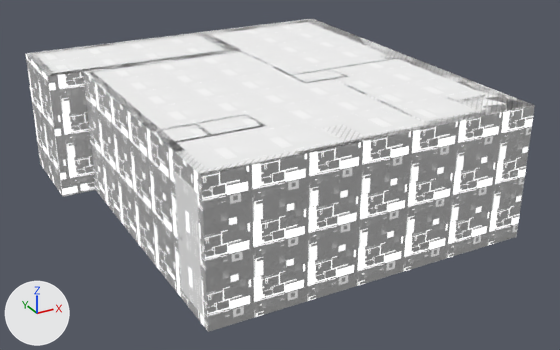
The glTF model t2_a11_furnituresAll_02/t2_a11_furnituresAll_02.gltf as it was, and as the next commit left it.
Both versions are drawn from a 50 mm camera at (-10.73, -17.73, 7.01) aimed at (-3.5, -4.59, 0.44). Every picture has the same lights, and +X, +Y and +Z are marked at lower left. Where no turn or scale is listed for an object, it has been applied to the vertices.

Names of what the first picture shows: 'ceiling_01', 'door_01', 'masonry_01'.
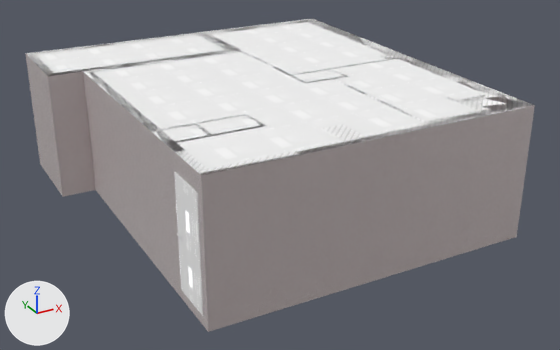
What changed in the scene script:
```text
Change mat_masonry_outdoor:
    where n0 = _N.new('ShaderNodeBsdfPrincipled'); n0.name = 'Principled BSDF'
    add n0.inputs[27].default_value = (0.027, 0.000729, 0.000729, 1.0)  # 'Emission Color', dark red #2e0202
    remove n2 = _N.new('ShaderNodeTexImage'); n2.name = 'Image Texture'
    remove n2.image = img_masonry_complete_png
    remove n4 = _N.new('ShaderNodeTexImage'); n4.name = 'Image Texture.001'
    remove n4.image = img_paint_outdoor_normal_jpg
    add n2 = _N.new('ShaderNodeTexImage'); n2.name = 'Image Texture'
    add n2.image = img_paint_outdoor_normal_jpg
    remove _L.new(n2.outputs[0], n0.inputs[27])  # 'Color' to 'Emission Color'
    where n3 = _N.new('ShaderNodeNormalMap'); n3.name = 'Normal Map'
    where n5 = _N.new('ShaderNodeMapping'); n5.name = 'Mapping'
    remove _L.new(n4.outputs[0], n3.inputs[1])  # 'Color' to 'Color'
    remove _L.new(n5.outputs[0], n4.inputs[0])  # 'Vector' to 'Vector'
    add _L.new(n2.outputs[0], n3.inputs[1])  # 'Color' to 'Color'
    add _L.new(n5.outputs[0], n2.inputs[0])  # 'Vector' to 'Vector'
```

Pixel boxes (x1, y1, x2, y2) of what changed, in the pictures (560 x 350 px):
'masonry_01', surface changed (white to grey)
    both: (25, 53, 534, 332)
